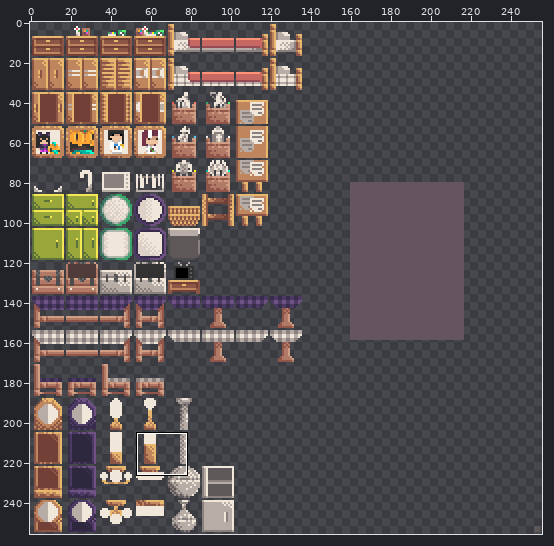
Edited in one commit: sprite sheet (_Built/YaYa v0.0.0/Universe.AngeliA/Sheets/Furniture.png). The picture above shows the old version from afar; the outline marks the close-up.
Close-up. Before:
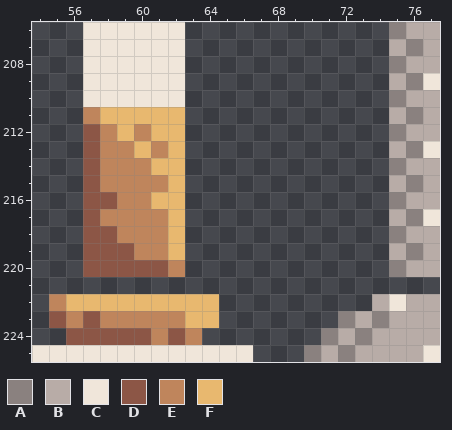
The file is 256x256 pixels. Colours within 5 levels of each other are drawn and written as one. Shown: x 54..77, y 206..225. The commit also changed other parts of the picture, which this record leaves out.
Palette (. is transparent): A #8a817f  B #b8aca7  C #f0e6da  D #8c5646  E #bf855c  F #e8b86f
Pixels before, first column x 54:
206 ...CCCCCC............ABB
207 ...CCCCCC............BAB
208 ...CCCCCC............ABB
209 ...CCCCCC............BAC
210 ...CCCCCC............ABB
211 ...EFFFFF............BAB
212 ...DEFEFF............ABB
213 ...DEEFEF............BAC
214 ...DEEEFF............ABB
215 ...DEEEEF............BAB
216 ...DDEEFF............ABB
217 ...DEEEEF............BAC
218 ...DDEEEF............ABB
219 ...DDDEEF............BAB
220 ...DDDDDE............ABB
221 ........................
222 .EFFFFFFFFF.........BCBB
223 .DEDEEEEEFF.......ABABBB
224 ..DDDDDEDE.......ABABBBB
225 CCCCCCCCCCCCC...ABABBBBC
After:
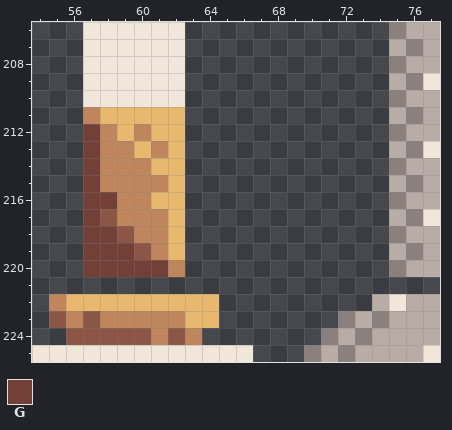
Colours new in this view: G #734037
Difference:
Changed rows in their new state; - is an unchanged pixel.
first column x 57:
212 G----
213 G----
214 G----
215 G----
216 GG---
217 GD---
218 GGD--
219 GGGD-
220 GGGGG
